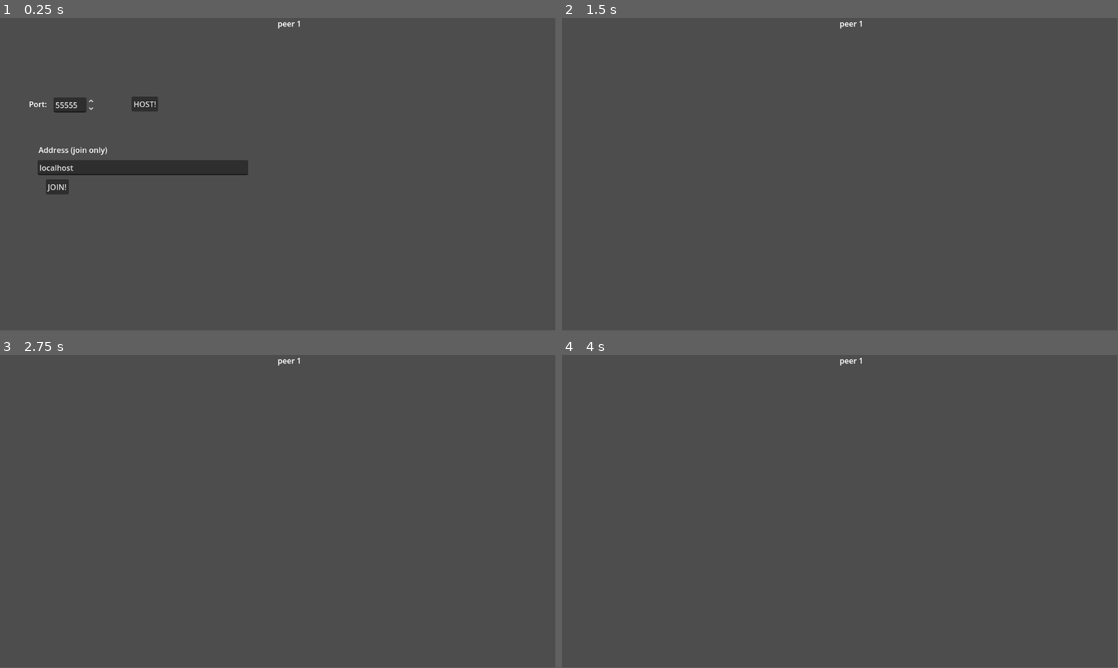
Above: before the commit, frames 1-4 (two rows, left to right).
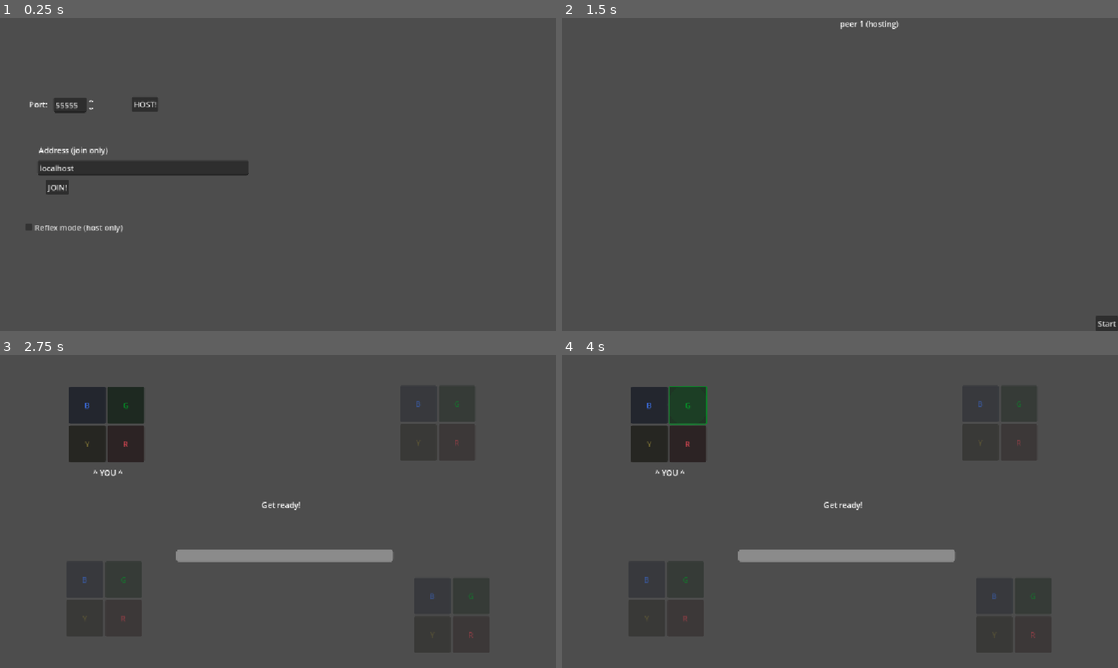
Above: after the commit, the same moments.

Repository: IwailerI/repka-simon-says
Game: Godot game, scene res://lobby.tscn
Same seed, same stepped clock (60 frames per second), same inputs: the game is played once before the commit and once after it.
Inputs (mouse positions are in pixels of both pictures, inside the frame that each line leads up to):
- Up to frame 1 (0.25 s): no input
- Up to frame 2 (1.5 s): click (634, 227) at 0.5 s, where only the run after the commit has a clickable "Reflex mode (host only)"; click "HOST!" at 1.25 s
- Up to frame 3 (2.75 s): click (544, 658) at 2 s, where only the run after the commit has a clickable "Start"
- Up to frame 4 (4 s): click (650, 405) at 2.75 s, where only the run after the commit has a clickable "B"; click (689, 405) at 3.5 s, where only the run after the commit has a clickable "G"
In our replay, the window is 799x449 before the commit and 800x450 after it. These sizes can differ from the game's own. Grey fills any space a smaller window leaves; there, only what the larger window draws over its background counts as a difference.

The runs differ from the first frame. In frame 1, 0.6% of the frame differs, in the area x 4-54%, y 0-69%; in frame 2, 0.3%; in frame 3, 4.9%; in frame 4, 5.0%, in the area x 12-86%, y 0-91%.

Commit message:
more changes

Diff:
--- a/lobby.gd
+++ b/lobby.gd
@@ -8,11 +8,13 @@
 @onready var address: LineEdit = $Address
 @onready var join_button: Button = $JoinButton
 @onready var host_button: Button = $HostButton
+@onready var reflex_mode: CheckBox = $ReflexMode
+
 
 func _ready() -> void:
 	button.hide()
 
-	join_button.pressed.connect(func() -> void:
+	host_button.pressed.connect(func() -> void:
 		get_tree().call_group("temporary", "hide")
 
 		var peer := ENetMultiplayerPeer.new()
@@ -20,19 +22,20 @@
 		multiplayer.multiplayer_peer = peer
 
 		button.show()
+		label.text += "peer %d (hosting)\n" % multiplayer.get_unique_id()
+
 	)
-	host_button.pressed.connect(func() -> void:
+	join_button.pressed.connect(func() -> void:
 		get_tree().call_group("temporary", "hide")
 
 		var peer := ENetMultiplayerPeer.new()
 		peer.create_client(address.text, int(port.value))
 		multiplayer.multiplayer_peer = peer
+
+		label.text += "peer %d (joining)\n" % multiplayer.get_unique_id()
 	)
 
-
 	multiplayer.peer_connected.connect(_on_peer_connected)
-
-	label.text += "peer %d\n" % multiplayer.get_unique_id()
 
 	button.pressed.connect(_on_start)
 	multiplayer.server_disconnected.connect(func() -> void:
@@ -54,4 +57,11 @@
 
 @rpc("authority", "call_local", "reliable")
 func _change_scene() -> void:
-	get_tree().change_scene_to_packed(preload("res://simonsays.tscn"))
+	var tree := get_tree()
+	var inst := preload("res://simonsays.tscn").instantiate()
+
+	tree.root.add_child(inst)
+	tree.current_scene = inst
+	queue_free()
+
+	inst.reflex_mode = reflex_mode.button_pressed
--- a/lobby.tscn
+++ b/lobby.tscn
@@ -82,3 +82,11 @@
 offset_right = 120.0
 offset_bottom = 285.0
 text = "Address (join only)"
+
+[node name="ReflexMode" type="CheckBox" parent="." groups=["temporary"]]
+layout_mode = 0
+offset_left = 48.0
+offset_top = 418.0
+offset_right = 258.0
+offset_bottom = 449.0
+text = "Reflex mode (host only)"
--- a/project.godot
+++ b/project.godot
@@ -18,3 +18,8 @@
 [debug]
 
 gdscript/warnings/integer_division=0
+
+[display]
+
+window/stretch/mode="canvas_items"
+window/stretch/aspect="expand"
--- a/simonsays.gd
+++ b/simonsays.gd
@@ -16,6 +16,7 @@
 @onready var p4: SimonSaysPanel = $P4
 
 var our_p: SimonSaysPanel
+var reflex_mode: bool = false
 
 @onready var remaining_time: ProgressBar = $RemainingTime
 @onready var text: RichTextLabel = $Text
@@ -137,10 +138,17 @@
 	for v: Col in seq:
 		prompt += COL_STRING[v]
 
-	_start_sequence.rpc(seq)
+	if reflex_mode:
+		_start_sequence.rpc(seq)
+		_set_text.rpc("Simon says:\n" + prompt)
+	else:
+		_set_text.rpc("Simon says:\n%s\nGet ready..." % prompt)
+		_start_timer.rpc(5.0)
+		await get_tree().create_timer(5.0).timeout
+		_start_sequence.rpc(seq)
+		_set_text.rpc("Repeat!")
+
 	_start_timer.rpc(5.0)
-	_set_text.rpc("Simon says:\n" + prompt)
-
 	await get_tree().create_timer(5.0).timeout
 
 	var peers := multiplayer.get_peers()
